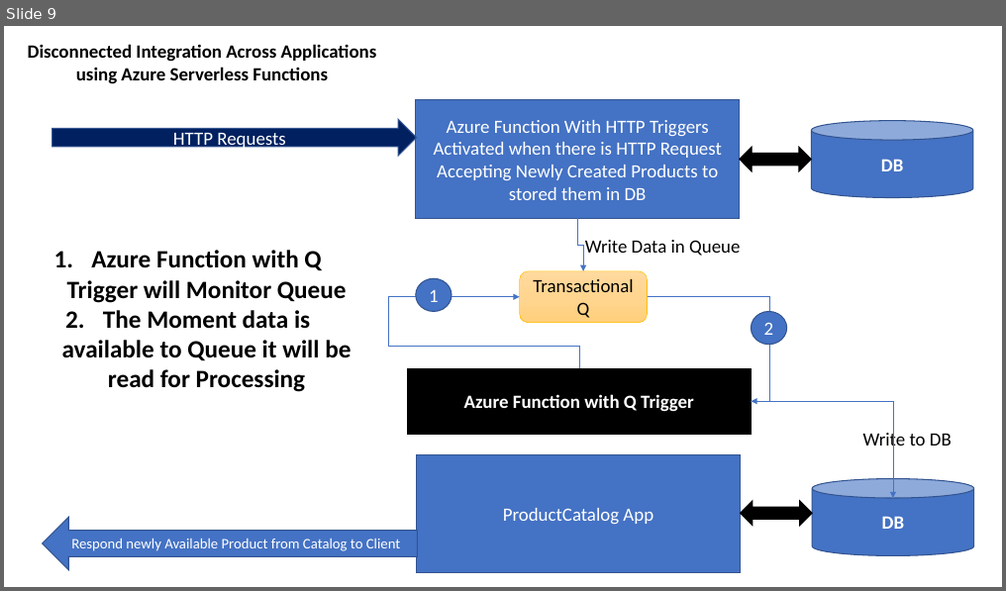
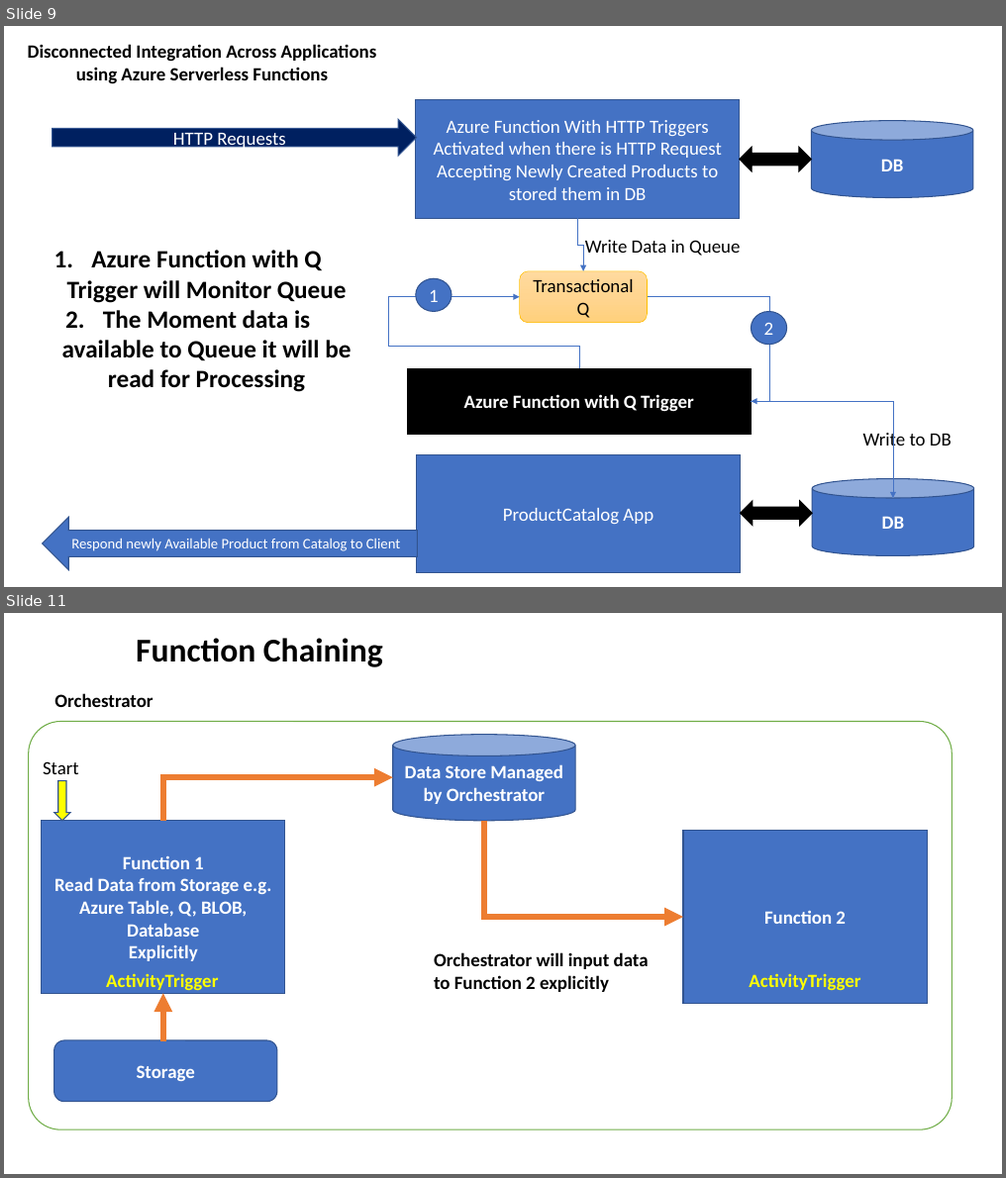
Before and after one commit to maheshsabnis/FunctionMay, a slide deck: Training_Images.pptx. Shown one above the other, each under a label of ours: slide 9 before the commit, slides 9 and 11 after it; the slides between them are not shown. The pictures are 1006x591 and 1006x1178 pixels, drawn with LibreOffice and Linux fonts; fonts in the diff are those of the drawing. Boxes give left, top, right and bottom in pixels: in the first picture for what was removed or moved away, otherwise in the second. Text is boxed around its words. In the diff, an @@ line names an element or a change of style, - is before the commit and + after.

```diff
--- a/Training_Images.pptx
+++ b/Training_Images.pptx
@@ slide 11 added at (x1=4, y1=613, x2=1002, y2=1174), background #FFFFFF @@
@@ text added at (x1=136, y1=638, x2=383, y2=667), 32 pt, text #000000, bold @@
+Function Chaining
@@ text added at (x1=54, y1=693, x2=152, y2=707), 18 pt, text #000000, bold @@
+Orchestrator
@@ rounded rectangle added at (x1=29, y1=722, x2=952, y2=1131), fill #FFFFFF, outline #70AD47 1 pt @@
@@ cylinder added at (x1=393, y1=735, x2=576, y2=820), fill #4472C4, outline #325491 1 pt, 18 pt, text #FFFFFF, bold @@
+Data Store Managed by Orchestrator
@@ text added at (x1=43, y1=761, x2=79, y2=774), 18 pt, text #000000 @@
+Start
@@ down arrow added at (x1=54, y1=780, x2=70, y2=820), fill #FFFF00, outline #325491 1 pt @@
@@ elbow arrow added from (163, 821) to (393, 777), #ED7D31 6 pt @@
@@ rectangle added at (x1=42, y1=821, x2=285, y2=994), fill #4472C4, outline #325491 1 pt, 18 pt, text #FFFFFF, bold @@
+Function 1
+Read Data from Storage e.g. Azure Table, Q, BLOB, Database
+Explicitly
@@ elbow arrow added from (484, 821) to (683, 917), #ED7D31 6 pt @@
@@ rectangle added at (x1=683, y1=831, x2=927, y2=1004), fill #4472C4, outline #325491 1 pt, 18 pt, text #FFFFFF, bold @@
+Function 2
@@ text added at (x1=434, y1=953, x2=648, y2=992), 18 pt, text #000000, bold @@
+Orchestrator will input data to Function 2 explicitly
@@ text added at (x1=106, y1=973, x2=218, y2=990), 18 pt, text #FFFF00, bold @@
+ActivityTrigger
@@ elbow arrow added from (163, 1042) to (163, 993), #ED7D31 6 pt @@
@@ text added at (x1=748, y1=973, x2=860, y2=990), 18 pt, text #FFFF00, bold @@
+ActivityTrigger
@@ rounded rectangle added at (x1=54, y1=1041, x2=277, y2=1102), fill #4472C4, outline #325491 1 pt, 18 pt, text #FFFFFF, bold @@
+Storage
```
Also in this commit, not shown: 1 other slide added, 20 other files.
